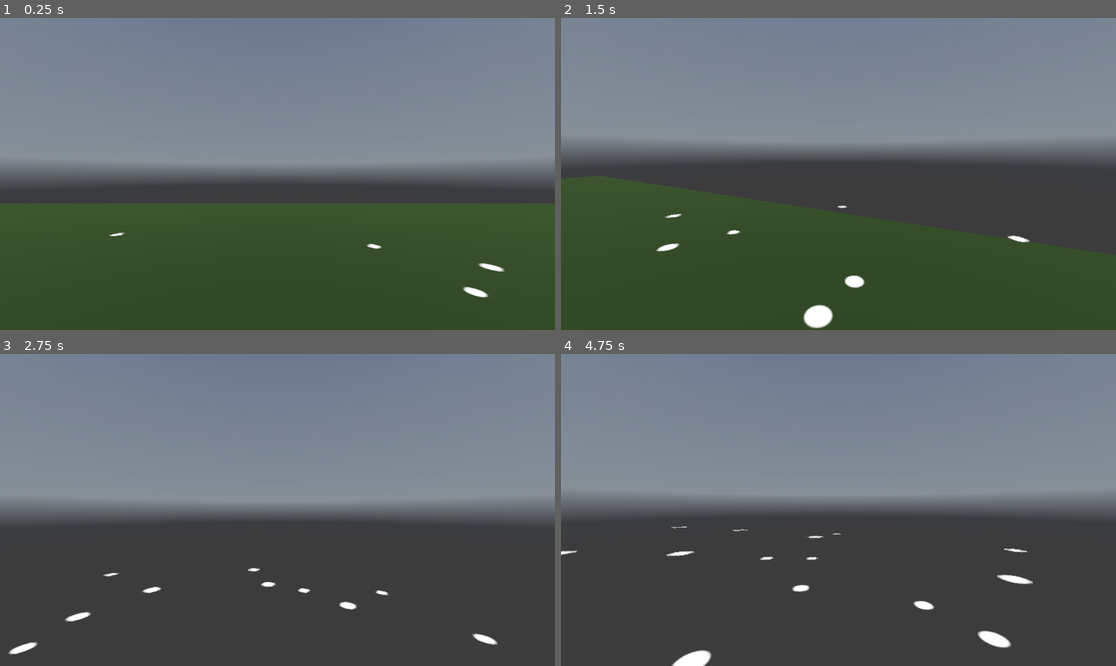
Above: before the commit, frames 1-4 (two rows, left to right).
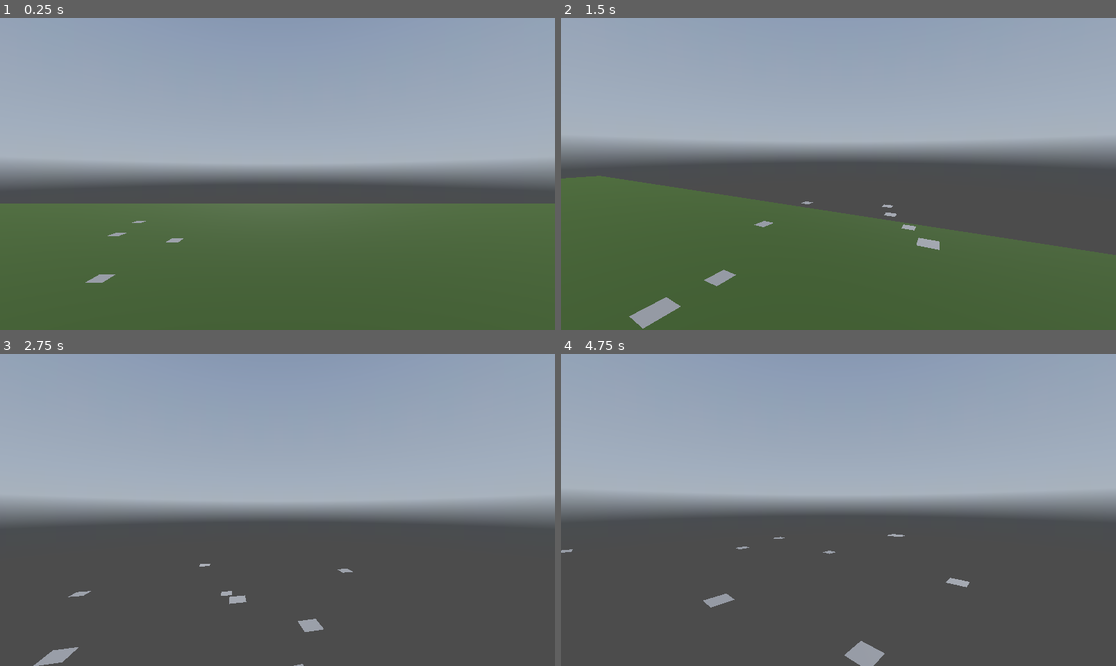
Above: after the commit, the same moments.

Repository: Jensen24/Weather-Template
Game: Godot game, scene res://Scenes/main.tscn
The game is run twice, just before and just after one commit, with the same random seed, the same clock (stepped at 60 frames per second) and the same inputs. A sky picture missing from this copy of the repository is replaced by a grey-blue gradient.
Inputs (mouse positions are in pixels of both pictures, inside the frame that each line leads up to):
- Up to frame 1 (0.25 s): no input
- Up to frame 2 (1.5 s): tap Enter (ui_accept) at 0.5, 0.77 s; move the mouse to (866, 174) at 0.52 s; hold W (move_up) from 0.53 s (still down); move the mouse to (810, 174) at 1.27 s
- Up to frame 3 (2.75 s): keep holding W (move_up); tap Enter (ui_accept) at 1.52 s; move the mouse to (288, 503) at 2.02 s
- Up to frame 4 (4.75 s): keep holding W (move_up); move the mouse to (832, 516) at 2.77 s; tap Enter (ui_accept) at 3.02, 3.77, 4.52 s; move the mouse to (877, 513) at 3.52 s; move the mouse to (794, 506) at 4.27 s

The runs differ from the first frame. In frame 1, 64% of the frame differs, in the area x 0-100%, y 0-91%; in frame 2, 52%; in frame 3, 52%; in frame 4, 51%.

Commit message:
Add Impact Smoke Node / Tweak related sfx and added assets

Diff:
--- a/Scenes/main.tscn
+++ b/Scenes/main.tscn
@@ -17,7 +17,6 @@
 
 [sub_resource type="PanoramaSkyMaterial" id="PanoramaSkyMaterial_kry3j"]
 panorama = ExtResource("4_jjvhh")
-energy_multiplier = 0.8
 
 [sub_resource type="Sky" id="Sky_21xkr"]
 sky_material = SubResource("PanoramaSkyMaterial_kry3j")
@@ -64,6 +63,11 @@
 light_energy = 0.7
 sky_mode = 1
 
+[node name="DirectionalLight3D2" type="DirectionalLight3D" parent="WorldEnvironment" unique_id=655416318]
+transform = Transform3D(1, 0, 0, 0, -0.86471516, 0.50226265, 0, -0.50226265, -0.86471516, 0, 18.761698, -22.689022)
+light_energy = 0.7
+sky_mode = 1
+
 [node name="triggers" type="Node3D" parent="." unique_id=857362956]
 transform = Transform3D(1, 0, 0, 0, 1, 0, 0, 0, 1, 6.458028, 0, 0)
 
--- a/Scenes/weather_controller.tscn
+++ b/Scenes/weather_controller.tscn
@@ -3,6 +3,7 @@
 [ext_resource type="Texture2D" uid="uid://d1uh0qv60g6y5" path="res://Assets/Circle.png" id="1_n1uu3"]
 [ext_resource type="Script" uid="uid://d0qhy3s4xk24m" path="res://Scenes/weather_controller.gd" id="1_y27ut"]
 [ext_resource type="Script" uid="uid://jgp02a2t5f8t" path="res://Scenes/player_tracker.gd" id="3_p0kti"]
+[ext_resource type="Texture2D" uid="uid://fa0im2v0bj6" path="res://Assets/smokemain.png" id="4_540mo"]
 
 [sub_resource type="ParticleProcessMaterial" id="ParticleProcessMaterial_hoh5m"]
 emission_shape = 3
@@ -12,6 +13,8 @@
 initial_velocity_min = 0.7
 initial_velocity_max = 2.0
 color = Color(0.76862746, 0.8235294, 0.8745098, 1)
+sub_emitter_mode = 3
+sub_emitter_amount_at_collision = 1
 
 [sub_resource type="Curve" id="Curve_hoh5m"]
 _limits = [0.0, 0.1, 0.0, 1.0]
@@ -38,17 +41,27 @@
 emission_ring_radius = 1.0
 emission_ring_inner_radius = 0.0
 emission_ring_cone_angle = 90.0
+collision_mode = 1
+collision_friction = 0.0
+collision_bounce = 0.0
+sub_emitter_mode = 1
+sub_emitter_frequency = 4.0
+
+[sub_resource type="QuadMesh" id="QuadMesh_yf5fn"]
+size = Vector2(0.25, 0.25)
+
+[sub_resource type="ParticleProcessMaterial" id="ParticleProcessMaterial_p0kti"]
+gravity = Vector3(0, 0, 0)
 
 [sub_resource type="StandardMaterial3D" id="StandardMaterial3D_p0kti"]
 transparency = 1
 cull_mode = 2
-shading_mode = 0
 vertex_color_use_as_albedo = true
-albedo_texture = ExtResource("1_n1uu3")
+albedo_texture = ExtResource("4_540mo")
+billboard_mode = 1
 
-[sub_resource type="QuadMesh" id="QuadMesh_yf5fn"]
+[sub_resource type="QuadMesh" id="QuadMesh_g4v7s"]
 material = SubResource("StandardMaterial3D_p0kti")
-size = Vector2(0.25, 0.25)
 
 [node name="Weather Controller" type="Node3D" unique_id=1981688755]
 script = ExtResource("1_y27ut")
@@ -70,10 +83,21 @@
 
 [node name="Splashes" type="GPUParticles3D" parent="PlayerTracker" unique_id=1565397462]
 transform = Transform3D(1, 0, 0, 0, -0.0024824555, 0.9999969, 0, -0.9999969, -0.0024824555, 0, -0.17215693, 0.00025248528)
-amount = 75
+amount = 60
+sub_emitter = NodePath("Impact")
 lifetime = 0.02
 speed_scale = 0.4
-randomness = 1.0
 visibility_aabb = AABB(-10, -10, -10, 20, 20, 20)
 process_material = SubResource("ParticleProcessMaterial_g4v7s")
 draw_pass_1 = SubResource("QuadMesh_yf5fn")
+
+[node name="Impact" type="GPUParticles3D" parent="PlayerTracker/Splashes" unique_id=413956670]
+transform = Transform3D(1, 0, 0, 0, 1.0000001, 0, 0, 0, 1.0000001, 0, 0, 0)
+emitting = false
+amount = 60
+lifetime = 0.05
+speed_scale = 0.5
+visibility_aabb = AABB(-10, -10, -10, 20, 20, 20)
+draw_order = 1
+process_material = SubResource("ParticleProcessMaterial_p0kti")
+draw_pass_1 = SubResource("QuadMesh_g4v7s")
Binary file added: Assets/smoke2.jpg
Not shown, added: Assets/smoke2.jpg.import
Binary file added: Assets/smokemain.png
Not shown, added: Assets/smokemain.png.import
Binary file added: Assets/smokepng.png
Not shown, added: Assets/smokepng.png.import
